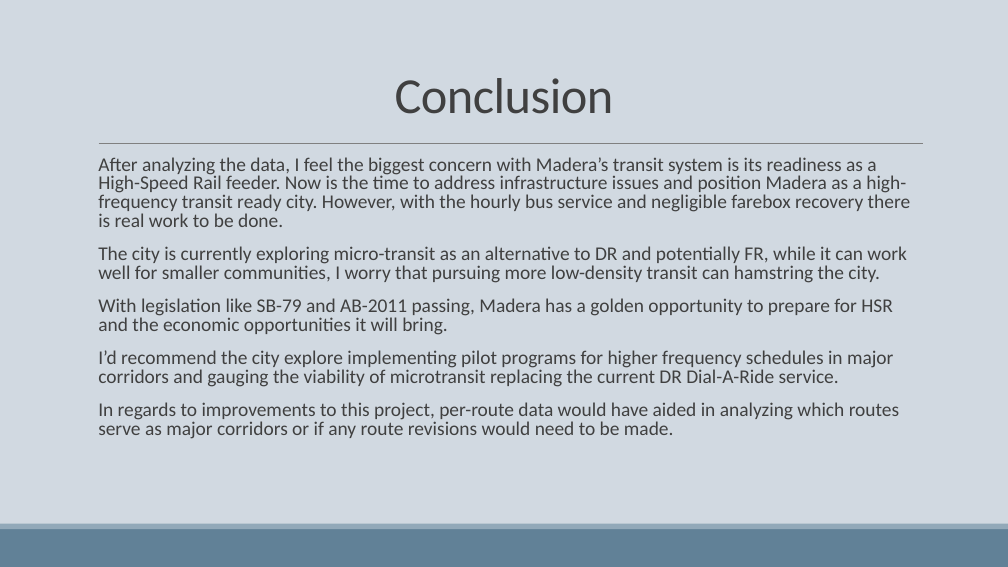
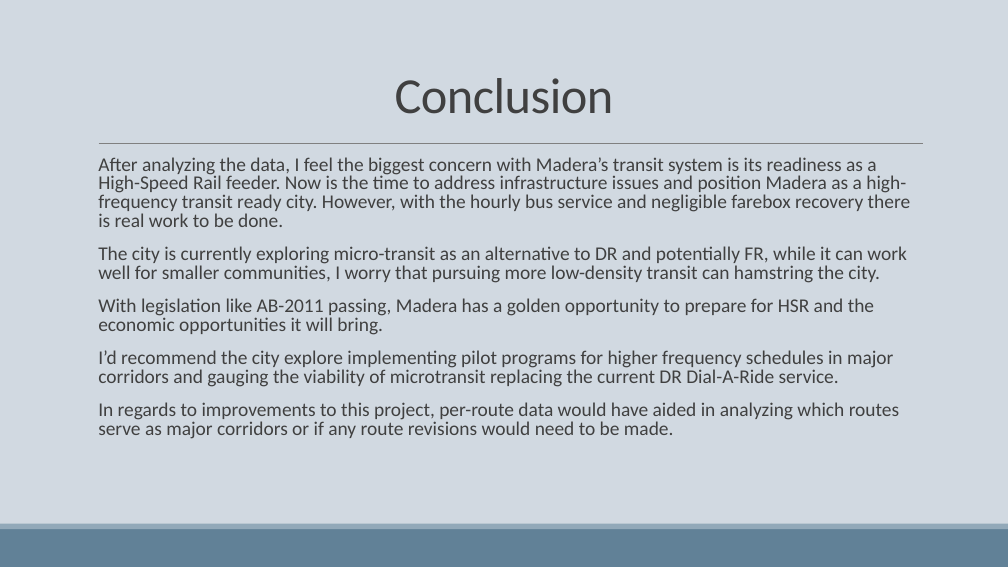
Before and after one commit to ggfm16/Madera-NTD-Project, a slide deck: slide 12 of Slide Deck/Madera Transit Analysis.pptx. Drawn at 1008x567 pixels with LibreOffice and Linux fonts; fonts in the diff are those of the drawing. Boxes give left, top, right and bottom in pixels: in the first picture for what was removed or moved away, otherwise in the second. Text is boxed around its words. In the diff, an @@ line names an element or a change of style, - is before the commit and + after.

```diff
--- a/Slide Deck/Madera Transit Analysis.pptx
+++ b/Slide Deck/Madera Transit Analysis.pptx
@@ text at <box>98,298,874,335</box>: text changed @@
-  With legislation like SB-79 and AB-2011 passing, Madera has a golden opportunity to prepare for HSR and the economic opportunities it will bring.
+  With legislation like AB-2011 passing, Madera has a golden opportunity to prepare for HSR and the economic opportunities it will bring.
```
